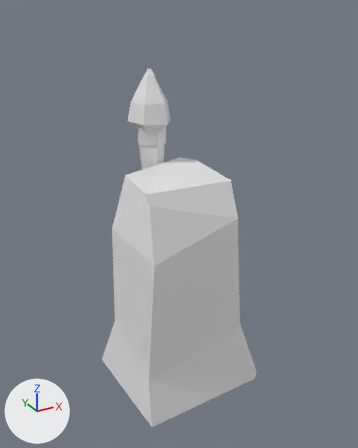
What one commit did to the glTF model Assets/3D/TribalPillarTorch.glb.
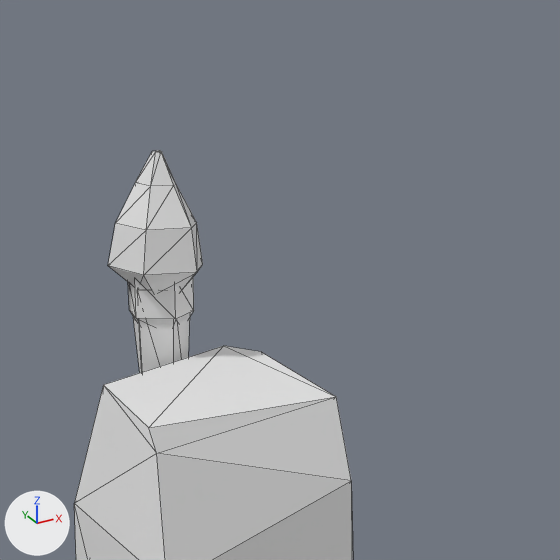
Each version appears first whole from a camera (50 mm lens) standing at (-0.92, -1.68, 1.615) and looking at (0.022, 0.032, 0.759), and next in a close-up on the part from 22% to 93% of the width and 0% to 57% of the height. Every picture has the same lights, and +X, +Y and +Z are marked at lower left. The first two pictures are the older version. The close-ups show mesh edges as thin lines. Vertices at exactly the same position are counted once.

The older version as bpy lines, for what is in view:
```python
me_cube_002 = bpy.data.meshes.new('Cube.002')
me_cube_002.from_pydata(...)  # 151 vertices, 252 faces; spans x -0.302..0.31, y -0.268..0.359, z 0.016..1.379
# faces by material slot: [42, 92, 88, 30]
me_cube_002.materials.append(mat_stone1)  # white #e7e7e7
me_cube_002.materials.append(mat_metal1_001)  # white #e7e7e7
me_cube_002.materials.append(mat_wood1)  # white #e7e7e7
me_cube_002.materials.append(mat_oilcoord)  # white #e7e7e7
ob_pillartorch = bpy.data.objects.new('PillarTorch', me_cube_002)
ob_pillartorch.location = (0.0, 0.0, 0.0)
```
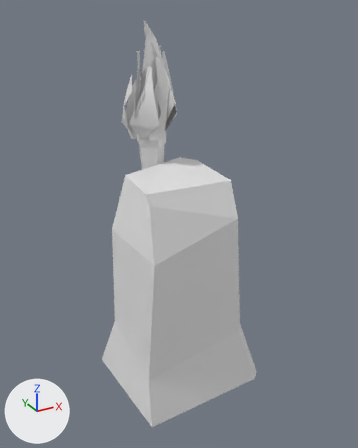
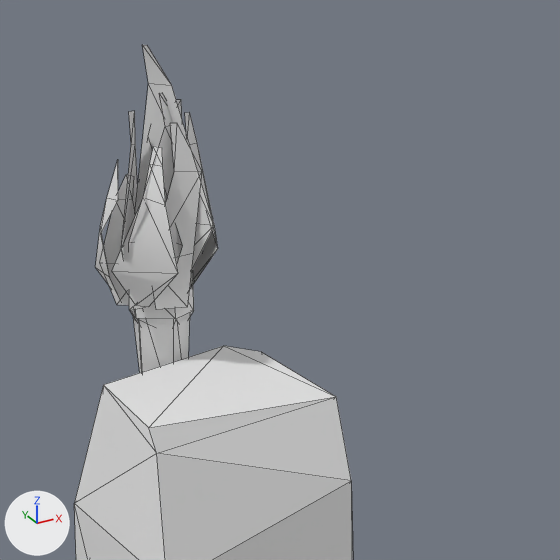
Boxes (x1, y1, x2, y2) around the edits, measured in the close-ups (560 x 560 px; the box of a moved part takes in the faces that stretch with it):
'PillarTorch', reshaped
    before: (74, 150, 353, 560)
    after: (74, 45, 353, 560)
part 1 of me_cube_002, moved or reshaped
    before: (108, 150, 203, 326)
    after: (96, 45, 218, 326)

What changed in the scene script:
```text
Add mat_fire1:
    mat_fire1 = principled_material('Fire1')
    mat_fire1.base_color = (0.8, 0.8, 0.8)  # white #e7e7e7
Change me_cube_002:
    used by ob_pillartorch; location = (0.0, 0.0, 0.0)
    remove me_cube_002.from_pydata(...)  # 151 vertices, 252 faces; spans x -0.302..0.31, y -0.268..0.359, z 0.016..1.379
    add me_cube_002.from_pydata(...)  # 213 vertices, 270 faces; spans x -0.302..0.31, y -0.268..0.382, z 0.016..1.562
    me_cube_002 part 1
    29 vertices are removed from x -0.087..0.092, y 0.153..0.359, z 1.112..1.379
    76 faces are deleted
    1 vertex moves from x -0.004, y 0.241, z 1.377 to x -0.016, y 0.131, z 1.172
    91 vertices are added at x -0.119..0.146, y 0.119..0.382, z 1.083..1.562
    70 new faces join them, mat_fire1 (white #e7e7e7)
    24 new faces join them, mat_oilcoord (white #e7e7e7)
    add me_cube_002.materials.append(mat_fire1)  # white #e7e7e7
```
